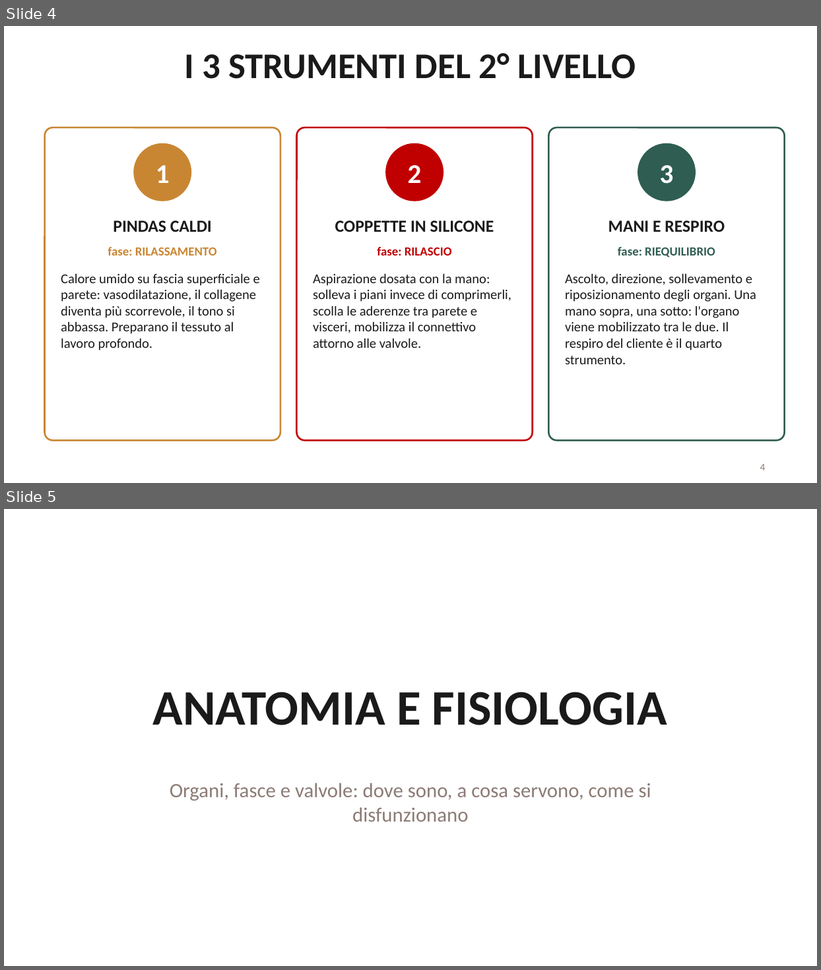
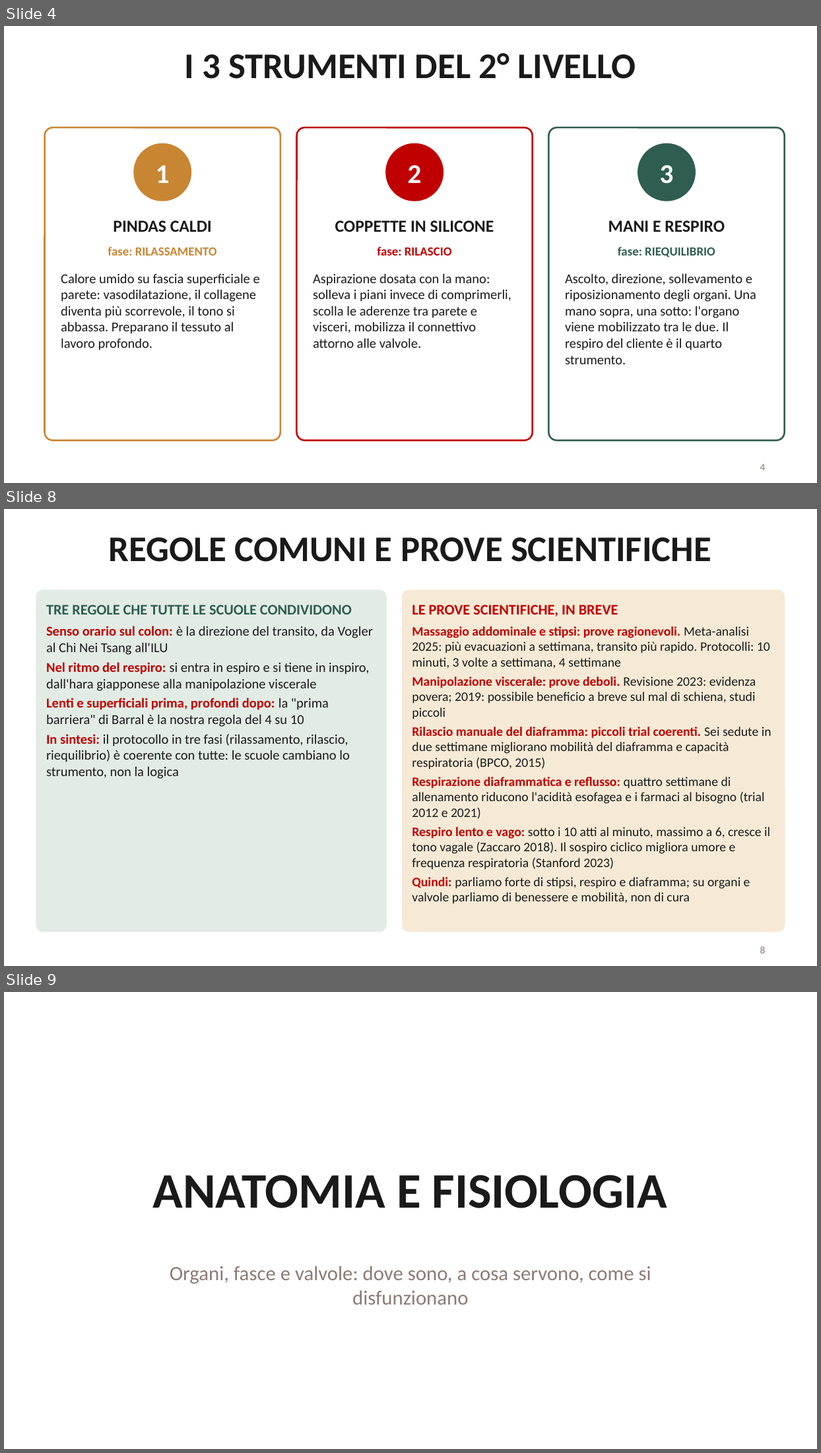
Before and after one commit to davidemcb/kinesiologia-studio, a slide deck: formazione/dispense/viscerale-2-livello.pptx. Shown one above the other, each under a label of ours: slides 4 and 5 before the commit, slides 4, 8 and 9 after it; the slides between them are not shown. The pictures are 821x970 and 821x1453 pixels, drawn with LibreOffice and Linux fonts; fonts in the diff are those of the drawing. Boxes give left, top, right and bottom in pixels: in the first picture for what was removed or moved away, otherwise in the second. Text is boxed around its words. In the diff, an @@ line names an element or a change of style, - is before the commit and + after.

```diff
--- a/formazione/dispense/viscerale-2-livello.pptx
+++ b/formazione/dispense/viscerale-2-livello.pptx
@@ slide 8 added at box(4, 509, 817, 966), background #FFFFFF @@
@@ title added at box(109, 537, 712, 562), 32 pt, text #1A1A1A, bold @@
+REGOLE COMUNI E PROVE SCIENTIFICHE
@@ rounded rectangle added at box(36, 590, 386, 932), fill #E2ECE5, outline #E2ECE5 1 pt @@
@@ text added at box(46, 605, 352, 615), 13 pt, text #2F5D51, bold @@
+TRE REGOLE CHE TUTTE LE SCUOLE CONDIVIDONO
@@ rounded rectangle added at box(403, 590, 785, 932), fill #F6EAD6, outline #F6EAD6 1 pt @@
@@ text added at box(412, 605, 618, 617), 13 pt, text #C00000, bold @@
+LE PROVE SCIENTIFICHE, IN BREVE
@@ text added at box(46, 626, 373, 779), 12 pt, text #1A1A1A @@
+• Senso orario sul colon: è la direzione del transito, da Vogler al Chi Nei Tsang all'ILU
+• Nel ritmo del respiro: si entra in espiro e si tiene in inspiro, dall'hara giapponese alla manipolazione viscerale
+• Lenti e superficiali prima, profondi dopo: la "prima barriera" di Barral è la nostra regola del 4 su 10
+• In sintesi: il protocollo in tre fasi (rilassamento, rilascio, riequilibrio) è coerente con tutte: le scuole cambiano lo strumento, non la logica
@@ text added at box(412, 626, 772, 904), 11.5 pt, text #1A1A1A @@
+• Massaggio addominale e stipsi: prove ragionevoli. Meta-analisi 2025: più evacuazioni a settimana, transito più rapido. Protocolli: 10 minuti, 3 volte a settimana, 4 settimane
+• Manipolazione viscerale: prove deboli. Revisione 2023: evidenza povera; 2019: possibile beneficio a breve sul mal di schiena, studi piccoli
+• Rilascio manuale del diaframma: piccoli trial coerenti. Sei sedute in due settimane migliorano mobilità del diaframma e capacità respiratoria (BPCO, 2015)
+• Respirazione diaframmatica e reflusso: quattro settimane di allenamento riducono l'acidità esofagea e i farmaci al bisogno (trial 2012 e 2021)
+• Respiro lento e vago: sotto i 10 atti al minuto, massimo a 6, cresce il tono vagale (Zaccaro 2018). Il sospiro ciclico migliora umore e frequenza respiratoria (Stanford 2023)
+• Quindi: parliamo forte di stipsi, respiro e diaframma; su organi e valvole parliamo di benessere e mobilità, non di cura
@@ page number added at box(760, 947, 766, 954), 9 pt, text #8C7B75 @@
+8
@@ what was slide 5 is now slide 9 @@
```
Also in this commit, not shown: 4 slides changed, 6 other slides added, 1 other file.
